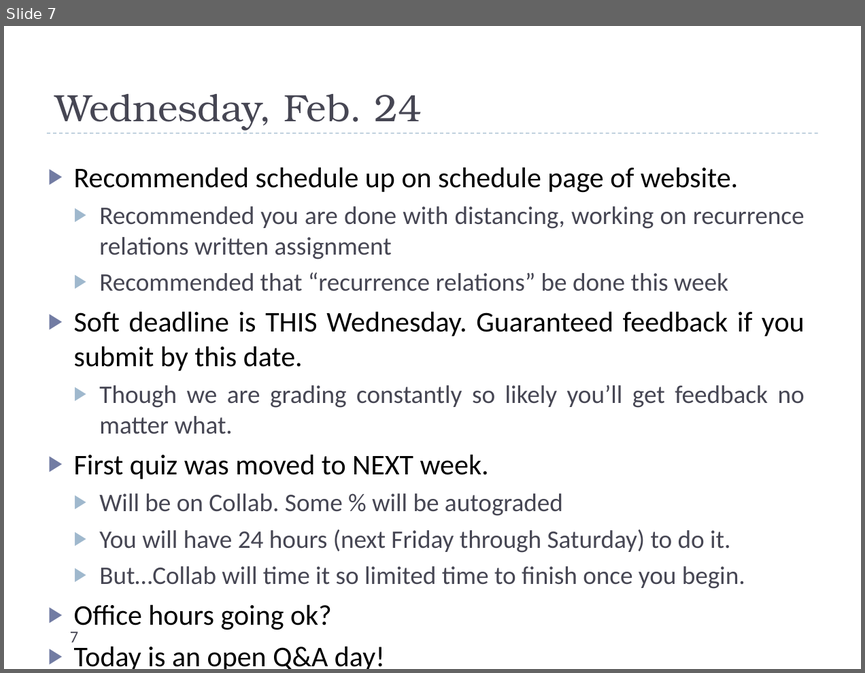
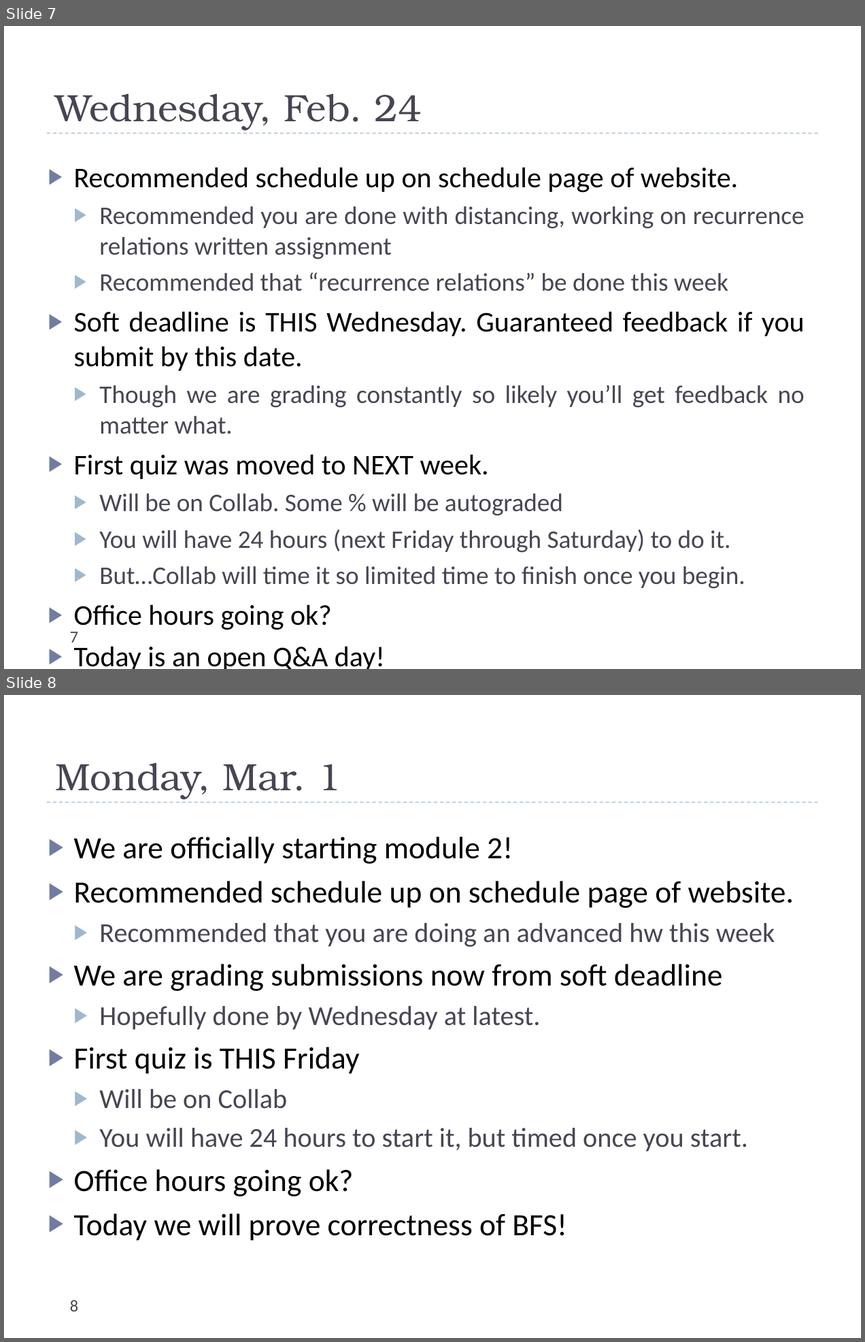
Before and after one commit to uva-cs/cs4102-f21, a slide deck: slides/dailyannouncements_mf.pptx. Shown one above the other, each under a label of ours: slide 7 before the commit, slides 7 and 8 after it. The pictures are 865x673 and 865x1342 pixels, drawn with LibreOffice and Linux fonts; fonts in the diff are those of the drawing. Boxes give left, top, right and bottom in pixels: in the first picture for what was removed or moved away, otherwise in the second. Text is boxed around its words. In the diff, an @@ line names an element or a change of style, - is before the commit and + after.

```diff
--- a/slides/dailyannouncements_mf.pptx
+++ b/slides/dailyannouncements_mf.pptx
@@ slide 8 added at box(4, 695, 861, 1338), background #FFFFFF; not listed: 1 template element that a slide beside it also shows @@
@@ title added at box(55, 763, 342, 799), 32 pt, text #464653 @@
+Monday, Mar. 1
@@ text added at box(74, 836, 794, 1240), 26 pt, text #000000 @@
+▶ We are officially starting module 2!
+▶ Recommended schedule up on schedule page of website.
+  ▶ Recommended that you are doing an advanced hw this week
+▶ We are grading submissions now from soft deadline
+  ▶ Hopefully done by Wednesday at latest.
+▶ First quiz is THIS Friday
+  ▶ Will be on Collab
+  ▶ You will have 24 hours to start it, but timed once you start.
+▶ Office hours going ok?
+▶ Today we will prove correctness of BFS!
@@ page number added at box(70, 1300, 78, 1311), 14 pt, text #464653 @@
+8
```
Also in this commit, not shown: 3 other files.
